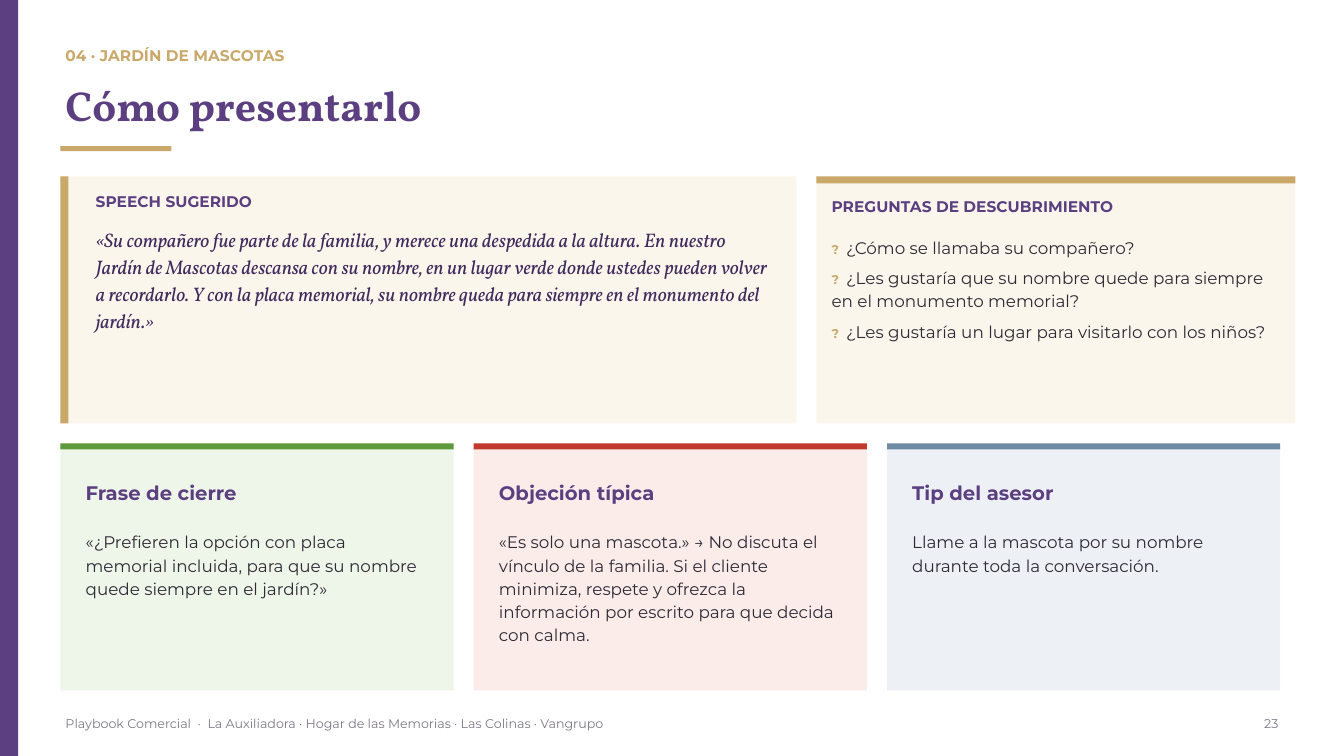
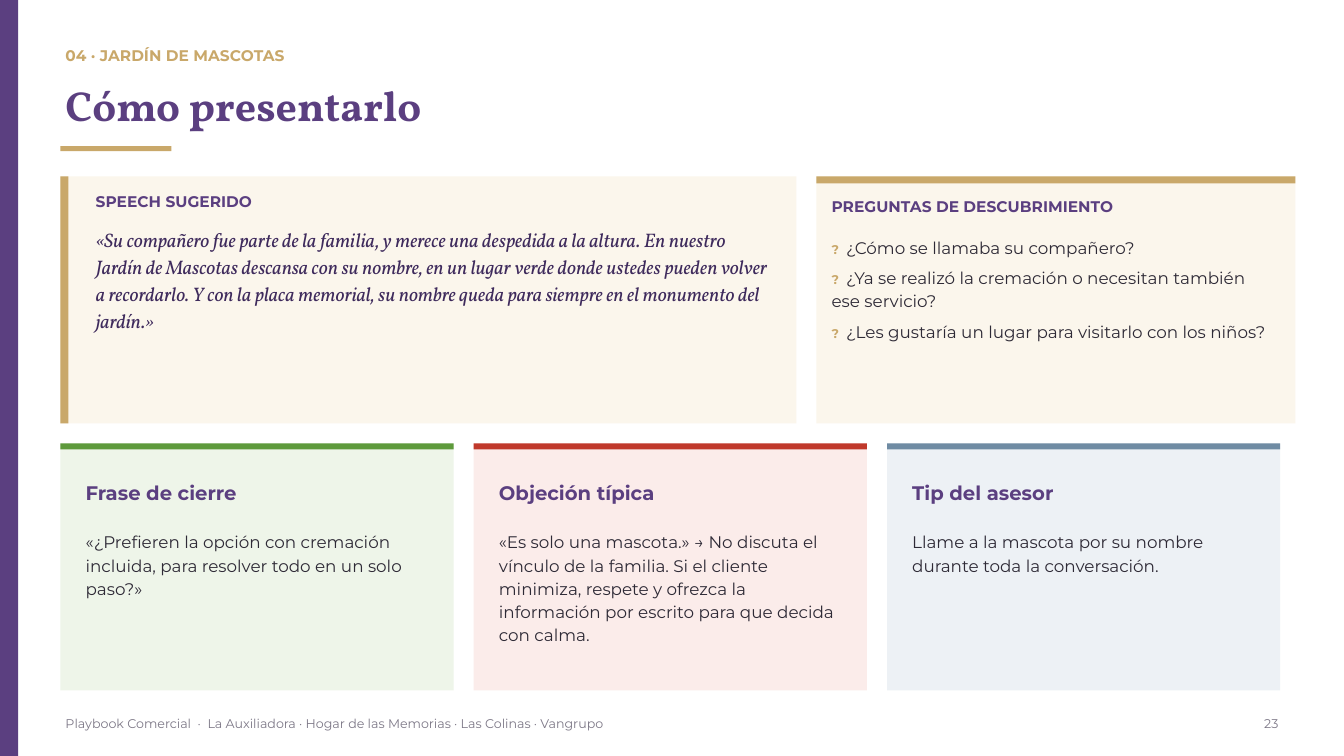
Before and after one commit to os267/teste, a slide deck: slide 23 of playbook/salida/Playbook_Comercial_Cremacion_Vangrupo.pptx. Drawn at 1344x756 pixels with LibreOffice and Linux fonts; fonts in the diff are those of the drawing. Boxes give left, top, right and bottom in pixels: in the first picture for what was removed or moved away, otherwise in the second. Text is boxed around its words. In the diff, an @@ line names an element or a change of style, - is before the commit and + after.

```diff
--- a/playbook/salida/Playbook_Comercial_Cremacion_Vangrupo.pptx
+++ b/playbook/salida/Playbook_Comercial_Cremacion_Vangrupo.pptx
@@ text at <box>832,271,1245,307</box>: text changed @@
-? ¿Les gustaría que su nombre quede para siempre en el monumento memorial?
+? ¿Ya se realizó la cremación o necesitan también ese servicio?
@@ text at <box>86,535,402,599</box>: text changed @@
-«¿Prefieren la opción con placa memorial incluida, para que su nombre quede siempre en el jardín?»
+«¿Prefieren la opción con cremación incluida, para resolver todo en un solo paso?»
```
Also in this commit, not shown: 16 other slides changed, 12 other files.
